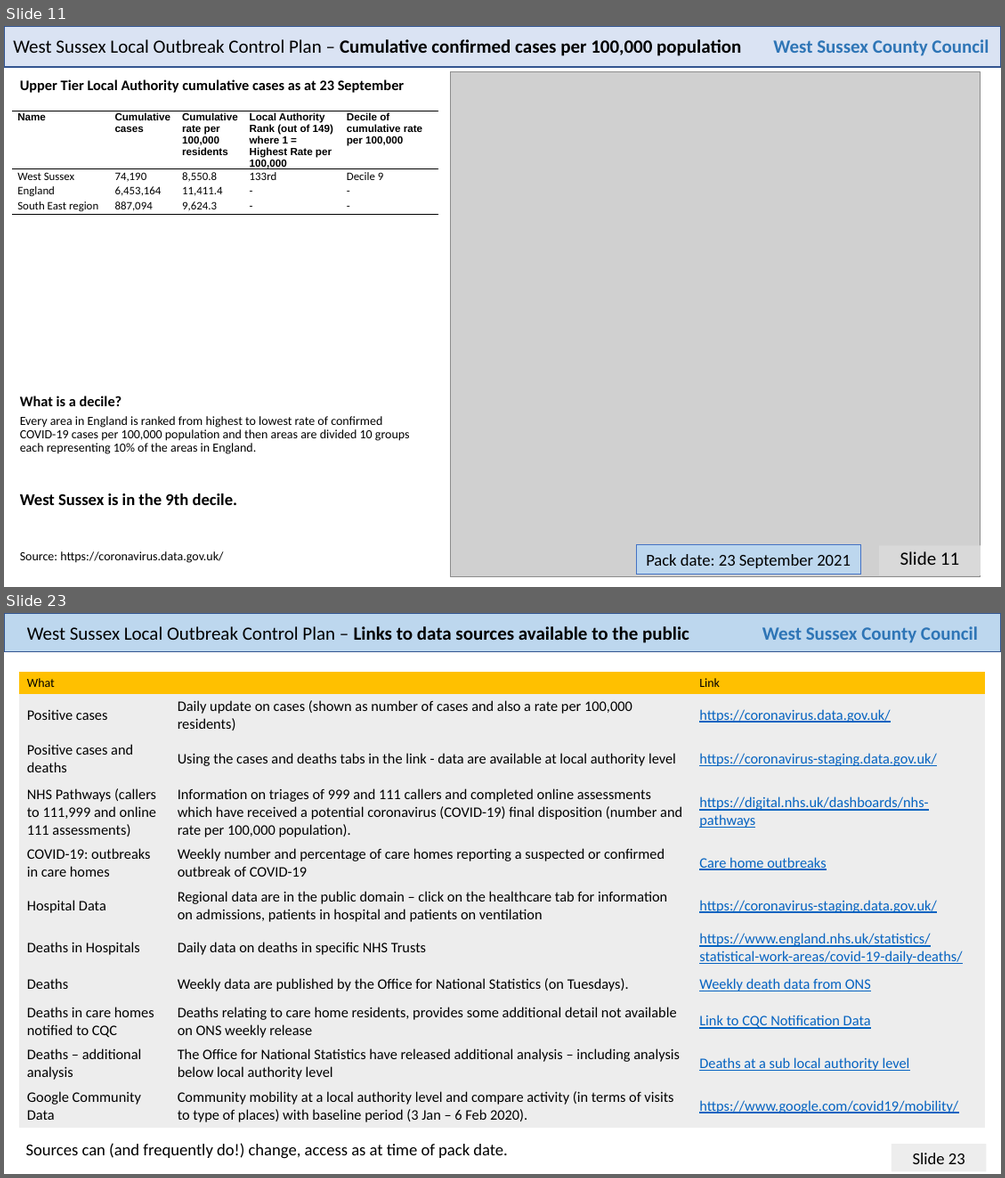
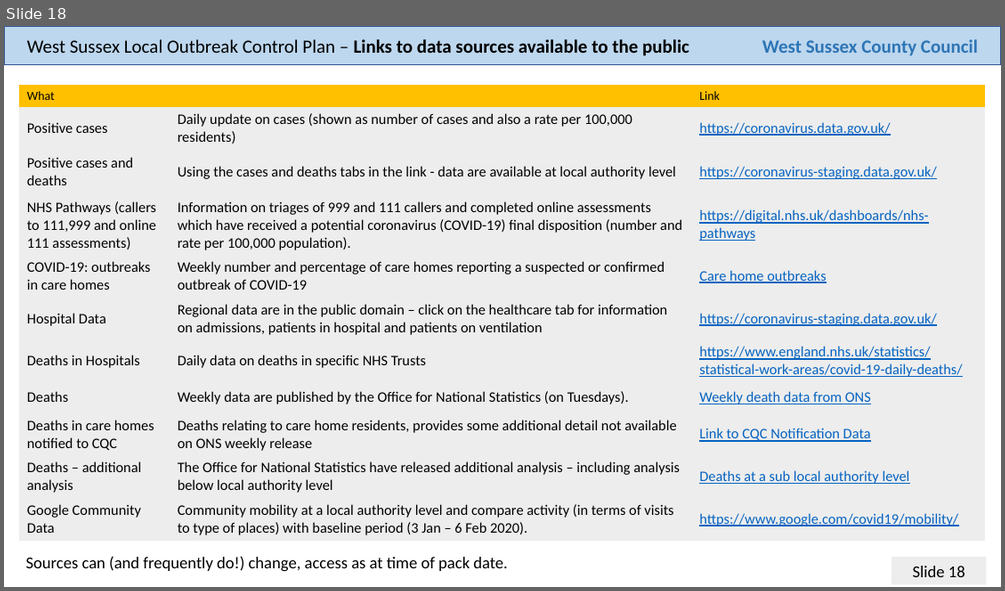
Before and after one commit to psychty/wsx_covid_datapack_public, a slide deck: Latest_West_Sussex_C19_slide_deck.pptx. Shown one above the other, each under a label of ours: slides 11 and 23 before the commit, slide 18 after it; the slides between them are not shown. The pictures are 1005x1178 and 1005x591 pixels, drawn with LibreOffice and Linux fonts; fonts in the diff are those of the drawing; grey boxes stand for pictures. Boxes give left, top, right and bottom in pixels: in the first picture for what was removed or moved away, otherwise in the second. Text is boxed around its words. In the diff, an @@ line names an element or a change of style, - is before the commit and + after.

```diff
--- a/Latest_West_Sussex_C19_slide_deck.pptx
+++ b/Latest_West_Sussex_C19_slide_deck.pptx
@@ slide 11 removed at (x1=4, y1=26, x2=1001, y2=587), background #FFFFFF @@
@@ rectangle removed at (x1=4, y1=26, x2=1001, y2=67) @@
@@ text removed at (x1=13, y1=39, x2=741, y2=56) @@
-West Sussex Local Outbreak Control Plan – Cumulative confirmed cases per 100,000 population
@@ text removed at (x1=773, y1=39, x2=988, y2=56) @@
-West Sussex County Council
@@ picture removed at (x1=451, y1=71, x2=980, y2=576) @@
@@ text removed at (x1=20, y1=79, x2=404, y2=93) @@
-Upper Tier Local Authority cumulative cases as at 23 September
@@ table removed at (x1=12, y1=111, x2=438, y2=319), 4 rows, 5 columns @@
-Name | Cumulative cases | Cumulative rate per 100,000 residents | Local Authority Rank (out of 149) where 1 = Highest Rate per 100,000 | Decile of cumulative rate per 100,000
-West Sussex | 74,190 | 8,550.8 | 133rd | Decile 9
-England | 6,453,164 | 11,411.4 | - | -
-South East region | 887,094 | 9,624.3 | - | -
@@ text removed at (x1=20, y1=395, x2=122, y2=406) @@
-What is a decile?
@@ text removed at (x1=20, y1=416, x2=410, y2=454) @@
-Every area in England is ranked from highest to lowest rate of confirmed COVID-19 cases per 100,000 population and then areas are divided 10 groups each representing 10% of the areas in England.
@@ text removed at (x1=20, y1=493, x2=238, y2=505) @@
-West Sussex is in the 9th decile.
@@ text removed at (x1=20, y1=551, x2=223, y2=563) @@
-Source: https://coronavirus.data.gov.uk/
@@ rectangle removed at (x1=637, y1=544, x2=861, y2=574) @@
-Pack date: 23 September 2021
@@ text removed at (x1=879, y1=545, x2=979, y2=575) @@
-Slide 11
@@ what was slide 23 is now slide 18 @@
@@ page number at (x1=913, y1=565, x2=965, y2=577): text changed @@
-Slide 23
+Slide 18
```
Also in this commit, not shown: 17 slides changed, 4 other slides removed, 52 other files.
